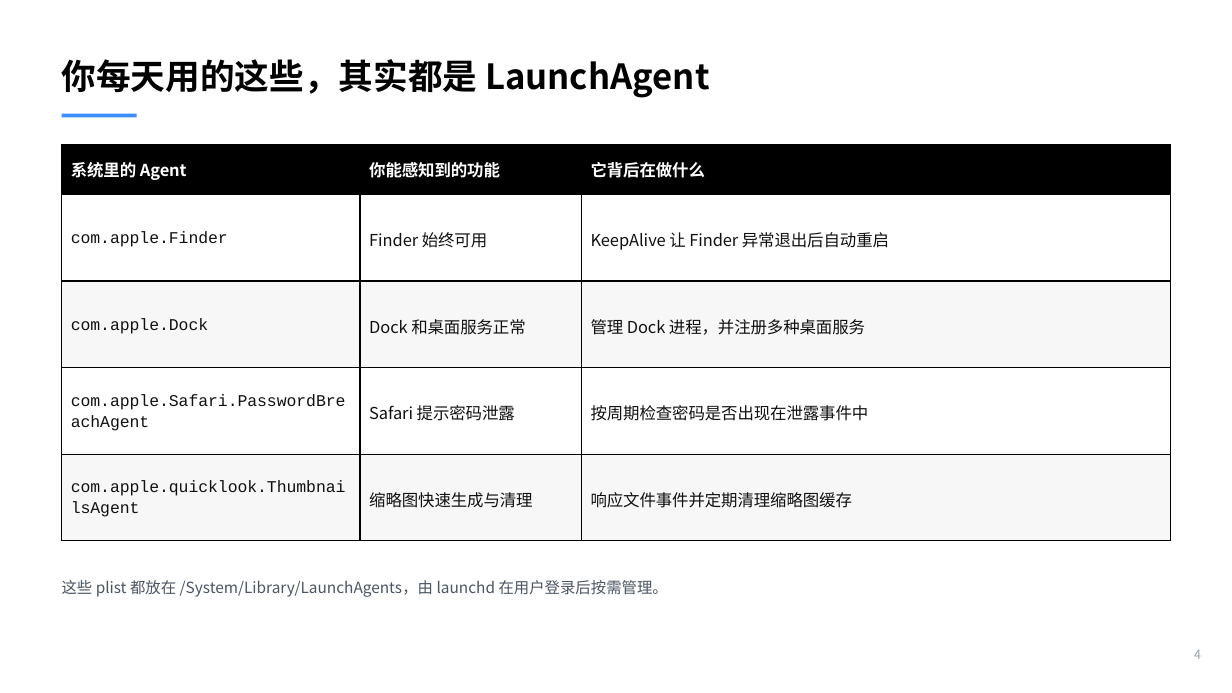
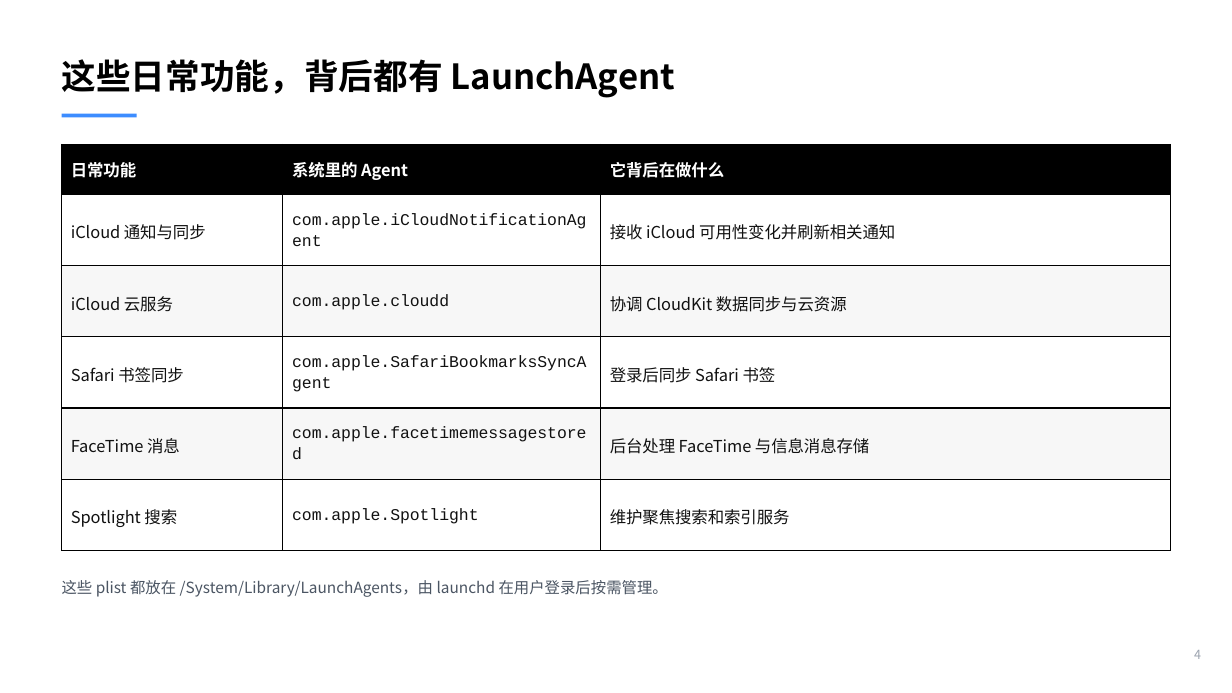
Before and after one commit to taytay198920/daily_study, a slide deck: slide 4 of LaunchAgents分享.pptx. Drawn at 1232x693 pixels with LibreOffice and Linux fonts; fonts in the diff are those of the drawing. Boxes give left, top, right and bottom in pixels: in the first picture for what was removed or moved away, otherwise in the second. Text is boxed around its words. In the diff, an @@ line names an element or a change of style, - is before the commit and + after.

Commit message:
ppt_update

```diff
--- a/LaunchAgents分享.pptx
+++ b/LaunchAgents分享.pptx
@@ text at bbox=[62, 59, 675, 98]: text changed @@
-你每天用的这些，其实都是 LaunchAgent
+这些日常功能，背后都有 LaunchAgent
@@ table at bbox=[62, 144, 1172, 553] @@
-row 1: 系统里的 Agent | 你能感知到的功能 | 它背后在做什么
-row 2: com.apple.Finder | Finder 始终可用 | KeepAlive 让 Finder 异常退出后自动重启
-row 3: com.apple.Dock | Dock 和桌面服务正常 | 管理 Dock 进程，并注册多种桌面服务
-row 4: com.apple.Safari.PasswordBreachAgent | Safari 提示密码泄露 | 按周期检查密码是否出现在泄露事件中
-row 5: com.apple.quicklook.ThumbnailsAgent | 缩略图快速生成与清理 | 响应文件事件并定期清理缩略图缓存
+row 1: 日常功能 | 系统里的 Agent | 它背后在做什么
+row 2: iCloud 通知与同步 | com.apple.iCloudNotificationAgent | 接收 iCloud 可用性变化并刷新相关通知
+row 3: iCloud 云服务 | com.apple.cloudd | 协调 CloudKit 数据同步与云资源
+row 4: Safari 书签同步 | com.apple.SafariBookmarksSyncAgent | 登录后同步 Safari 书签
+row 5: FaceTime 消息 | com.apple.facetimemessagestored | 后台处理 FaceTime 与信息消息存储
+row 6: Spotlight 搜索 | com.apple.Spotlight | 维护聚焦搜索和索引服务
```
Also in this commit, not shown: 13 other slides changed, 9 slides added, 1 slide removed.
